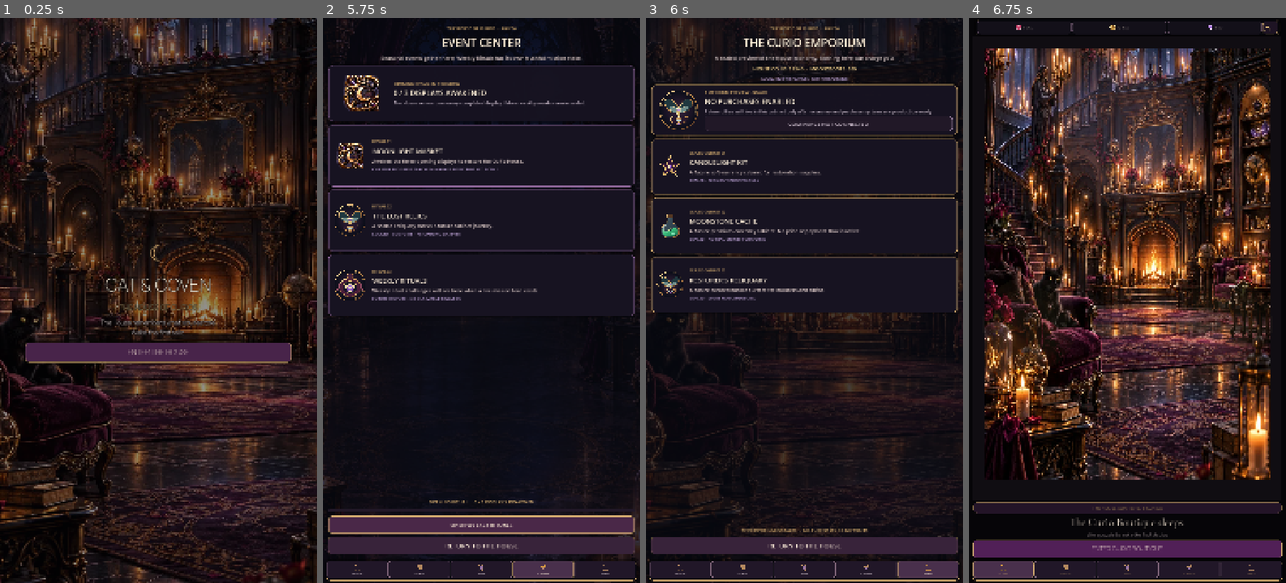
Above: before the commit, frames 1-4 (left to right).
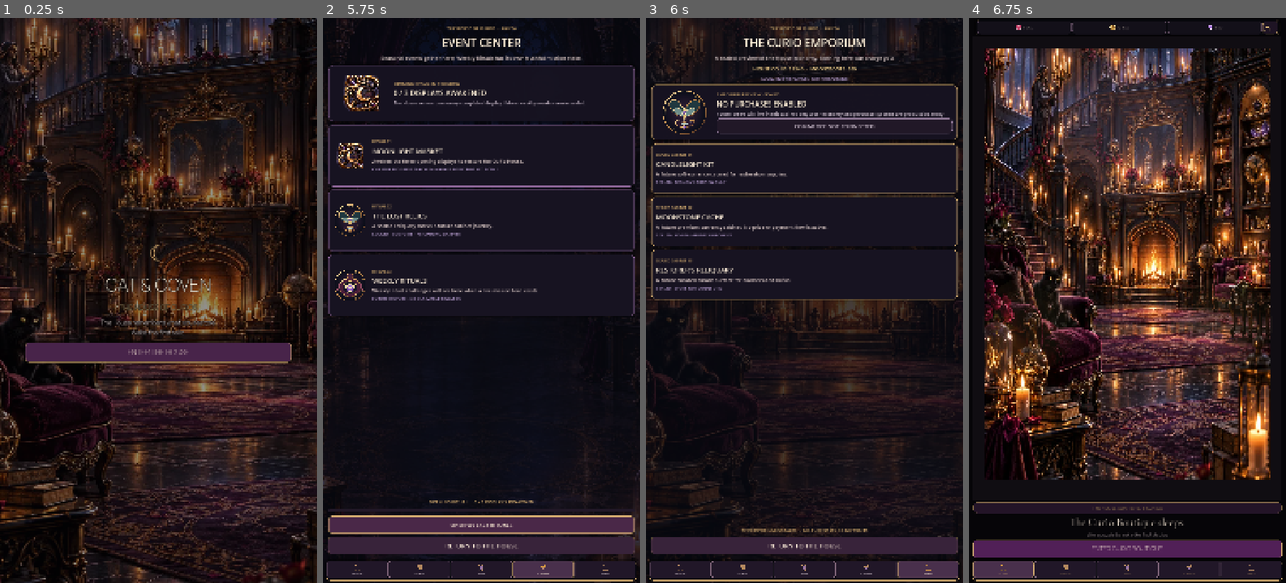
Above: after the commit, the same moments.

Repository: Jay-prodesign/akilta-match3
Game: Godot game, scene res://src/app/app_bootstrap.tscn
The game is run twice, just before and just after one commit, with the same random seed, the same clock (stepped at 60 frames per second) and the same inputs.
Inputs (mouse positions are in pixels of both pictures, inside the frame that each line leads up to):
- Up to frame 1 (0.25 s): no input
- Up to frame 2 (5.75 s): click "ENTER THE HOUSE" at 0.5 s; click "ENTER CURIO BOUTIQUE" at 1.25 s; click (357, 571) at 2 s; click "ENTER CURIO BOUTIQUE" at 2.75 s; click (418, 571) at 3.5 s; click (481, 571) at 4.25 s; click (541, 571) at 5 s
- Up to frame 3 (6 s): click (928, 571) at 5.75 s
- Up to frame 4 (6.75 s): click (1003, 571) at 6.5 s

Frames 1-2 are identical in both runs. In frame 3, 8.1% of the frame differs, in the area x 1-99%, y 12-53%; in frame 4, nothing differs.

Commit message:
Shop: truthful Curio-owned visual production
Complete S11 review-disabled Shop visual production: keep Curio artwork only in the canonical featured offer slot, render the unavailable offer grid as structural UI, preserve explicit no-purchase/no-payment truth, and verify on current main with Godot headless and rendered evidence.

Diff:
--- a/assets/manifests/screen_asset_manifest.json
+++ b/assets/manifests/screen_asset_manifest.json
@@ -1109,22 +1109,44 @@
       "screen": [
         "S11"
       ],
-      "block": "offer_card",
+      "block": "featured_offer",
       "slot": "offer_art",
       "state": [
         "available",
-        "disabled"
+        "unavailable",
+        "review_disabled"
       ],
       "type": "content_artwork",
-      "dimensions": "768x768_master",
-      "aspect_ratio": "1:1",
-      "transparent": true,
-      "variants": [
-        "per_offer"
-      ],
-      "reuse": "offer_specific",
-      "priority": "P3",
-      "production_status": "blocked_until_commercial_contract"
+      "dimensions": "512x512_state_reuse_candidate",
+      "aspect_ratio": "1:1",
+      "transparent": true,
+      "variants": [
+        "featured_sealed_preview"
+      ],
+      "reuse": "shop_review_disabled_truthful_existing_curio_art",
+      "priority": "P1",
+      "production_status": "runtime_connected_owned_content_art_review_disabled",
+      "current_path": "assets/curios/ch01_curio_moth_reliquary.png",
+      "architecture_owned": true,
+      "contract_owners": [
+        {
+          "screen": "S11",
+          "region": "catalog",
+          "block": "featured_offer",
+          "slot": "offer_art",
+          "states": [
+            "available",
+            "unavailable",
+            "review_disabled"
+          ]
+        }
+      ],
+      "state_paths": {
+        "featured_review_disabled": "assets/curios/ch01_curio_moth_reliquary.png",
+        "available": "reserved_until_real_catalog_and_commerce_exist"
+      },
+      "technical_policy": "existing_first_party_content_art_only__review_disabled_never_implies_purchase_availability",
+      "provenance": "AKILTA first-party Moth Reliquary art is reused only in the canonical S11 featured_offer.offer_art slot as a sealed internal-review preview. The unavailable offer grid remains structural UI and carries no unowned content artwork. Nothing here represents a purchasable SKU, price, entitlement, catalog availability or payment state."
     },
     {
       "asset_id": "prestart_bg_curio_boutique",
--- a/src/app/app_bootstrap.gd
+++ b/src/app/app_bootstrap.gd
@@ -483,7 +483,7 @@
 	elif not is_profile:
 		var shop_hero_art := TextureRect.new()
 		shop_hero_art.name = "ShopFeaturedOfferArt"
-		shop_hero_art.custom_minimum_size = Vector2(150, 128)
+		shop_hero_art.custom_minimum_size = Vector2(190, 160)
 		shop_hero_art.texture = PieceAssetLoader.ornament("res://assets/curios/ch01_curio_moth_reliquary.svg")
 		shop_hero_art.expand_mode = TextureRect.EXPAND_IGNORE_SIZE
 		shop_hero_art.stretch_mode = TextureRect.STRETCH_KEEP_ASPECT_CENTERED
@@ -592,16 +592,16 @@
 		]
 	else:
 		entries = [
-			{"icon":"◉", "art":"res://assets/pieces/pentagram.svg", "title":"CANDLELIGHT KIT", "body":"A future soft-currency cabinet for restoration supplies.", "status":"SEALED · ECONOMY PREVIEW ONLY"},
-			{"icon":"◇", "art":"res://assets/pieces/potion.svg", "title":"MOONSTONE CACHE", "body":"A future premium-currency cabinet. No price or payment flow is active.", "status":"SEALED · NO REAL-MONEY PURCHASES"},
-			{"icon":"✦", "art":"res://assets/curios/ch01_curio_moth_reliquary.svg", "title":"RESTORER'S RELIQUARY", "body":"A future curated bundle surface for boosters and curios.", "status":"SEALED · STORE NOT CONNECTED"}
+			{"icon":"◉", "title":"CANDLELIGHT KIT", "body":"A future soft-currency cabinet for restoration supplies.", "status":"SEALED · ECONOMY PREVIEW ONLY"},
+			{"icon":"◇", "title":"MOONSTONE CACHE", "body":"A future premium-currency cabinet. No price or payment flow is active.", "status":"SEALED · NO REAL-MONEY PURCHASES"},
+			{"icon":"✦", "title":"RESTORER'S RELIQUARY", "body":"A future curated bundle surface for boosters and curios.", "status":"SEALED · STORE NOT CONNECTED"}
 		]
 	var card_index := 0
 	for entry in entries:
 		var card := PanelContainer.new()
 		card_index += 1
 		card.name = "FeatureCard%d" % card_index
-		card.custom_minimum_size = Vector2(0, 210) if is_events else Vector2(0, 190)
+		card.custom_minimum_size = Vector2(0, 210) if is_events else (Vector2(0, 170) if not is_profile else Vector2(0, 190))
 		var panel_style := StyleBoxFlat.new()
 		panel_style.bg_color = Color("#171321")
 		panel_style.border_color = Color("#9B6FA6", 0.58) if is_events else (Color("#D5AD70", 0.62) if not is_profile else Color("#8796C7", 0.58))
@@ -619,14 +619,16 @@
 		row.size_flags_vertical = Control.SIZE_EXPAND_FILL
 		row.add_theme_constant_override("separation", 18)
 		card.add_child(row)
-		var card_art := TextureRect.new()
-		card_art.name = "CardArt%d" % card_index
-		card_art.custom_minimum_size = Vector2(116, 116) if is_events else Vector2(96, 96)
-		card_art.texture = PieceAssetLoader.ornament(String(entry.get("art", "")))
-		card_art.expand_mode = TextureRect.EXPAND_IGNORE_SIZE
-		card_art.stretch_mode = TextureRect.STRETCH_KEEP_ASPECT_CENTERED
-		card_art.mouse_filter = Control.MOUSE_FILTER_IGNORE
-		row.add_child(card_art)
+		var art_path := String(entry.get("art", ""))
+		if art_path != "":
+			var card_art := TextureRect.new()
+			card_art.name = "CardArt%d" % card_index
+			card_art.custom_minimum_size = Vector2(116, 116) if is_events else Vector2(96, 96)
+			card_art.texture = PieceAssetLoader.ornament(art_path)
+			card_art.expand_mode = TextureRect.EXPAND_IGNORE_SIZE
+			card_art.stretch_mode = TextureRect.STRETCH_KEEP_ASPECT_CENTERED
+			card_art.mouse_filter = Control.MOUSE_FILTER_IGNORE
+			row.add_child(card_art)
 		var copy := VBoxContainer.new()
 		copy.size_flags_horizontal = Control.SIZE_EXPAND_FILL
 		copy.size_flags_vertical = Control.SIZE_EXPAND_FILL
